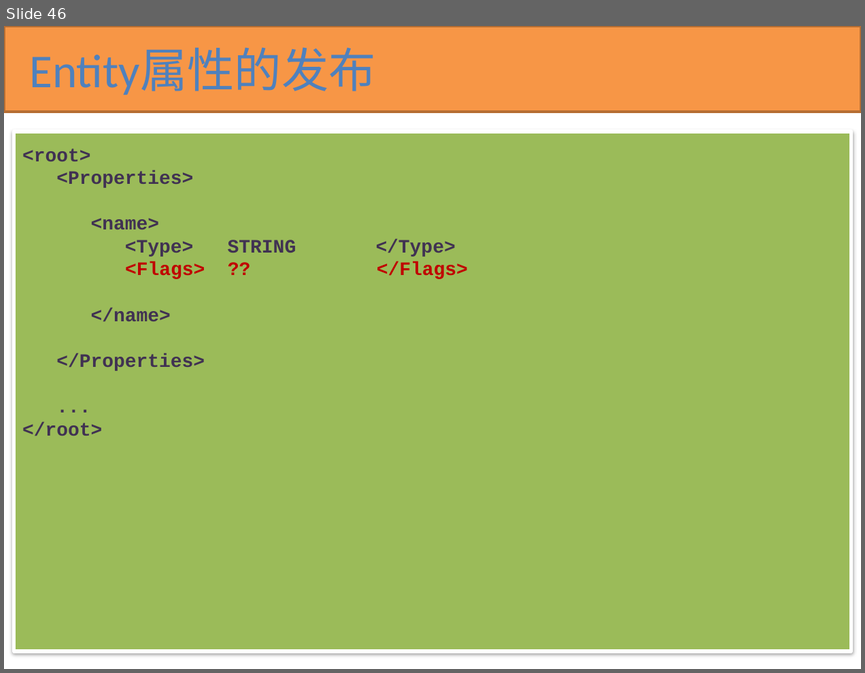
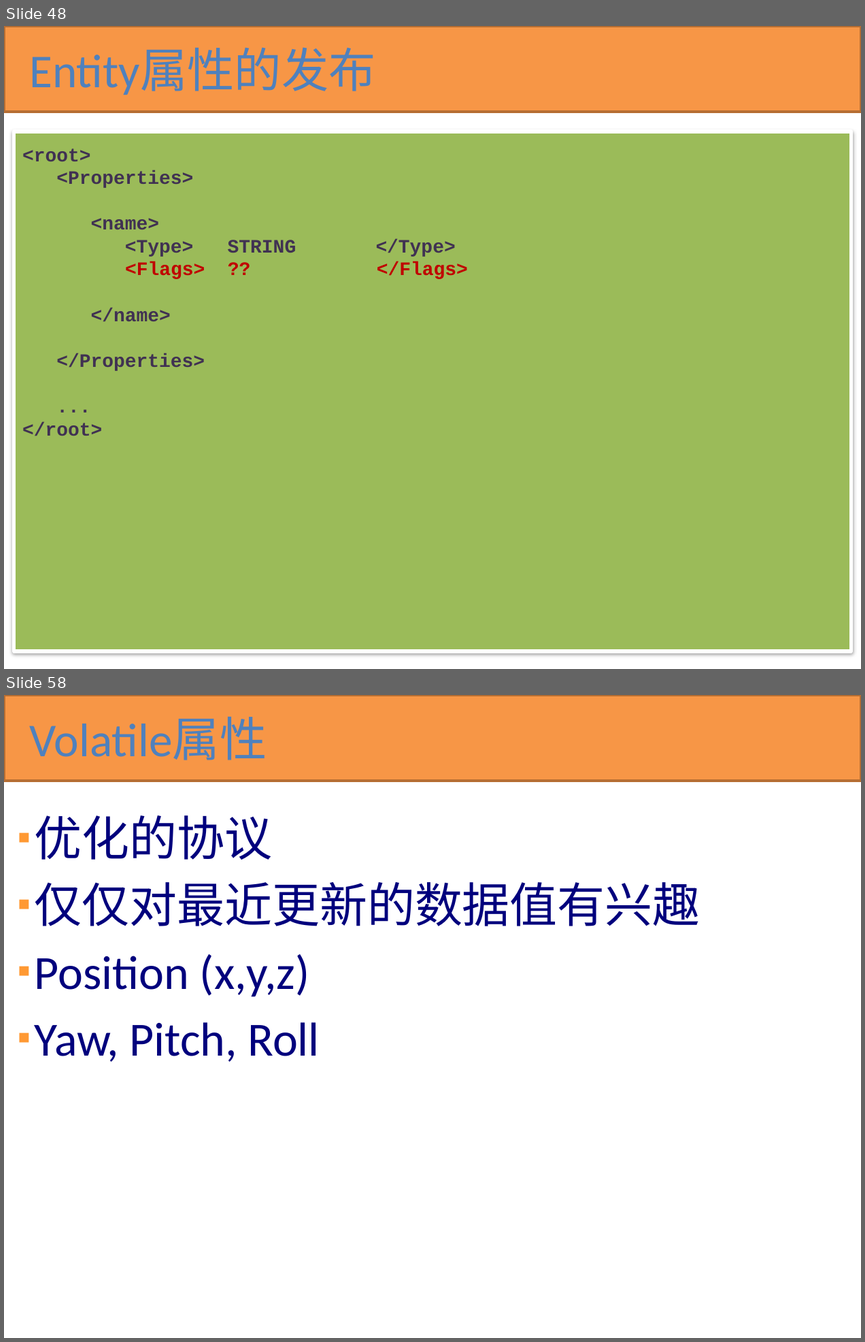
Before and after one commit to kbengine/kbengine_docs, a slide deck: KBEngine技术预览.pptx. Shown one above the other, each under a label of ours: slide 46 before the commit, slides 48 and 58 after it; the slides between them are not shown. The pictures are 865x673 and 865x1342 pixels, drawn with LibreOffice and Linux fonts; fonts in the diff are those of the drawing. Boxes give left, top, right and bottom in pixels: in the first picture for what was removed or moved away, otherwise in the second. Text is boxed around its words. In the diff, an @@ line names an element or a change of style, - is before the commit and + after.

```diff
--- a/KBEngine技术预览.pptx
+++ b/KBEngine技术预览.pptx
@@ slide 58 added at [4,695,861,1338], background #FFFFFF @@
@@ rectangle added at [4,695,861,781], fill #F79646, outline #B76F34 2 pt @@
@@ title added at [29,717,266,760], 39.6 pt, text #4F81BD @@
+Volatile属性
@@ text added at [35,815,700,1062], 40 pt, text #00007D @@
+▪ 优化的协议
+▪ 仅仅对最近更新的数据值有兴趣
+▪ Position (x,y,z)
+▪ Yaw, Pitch, Roll
@@ what was slide 46 is now slide 48 @@
```
Also in this commit, not shown: 5 slides changed, 16 other slides added.
